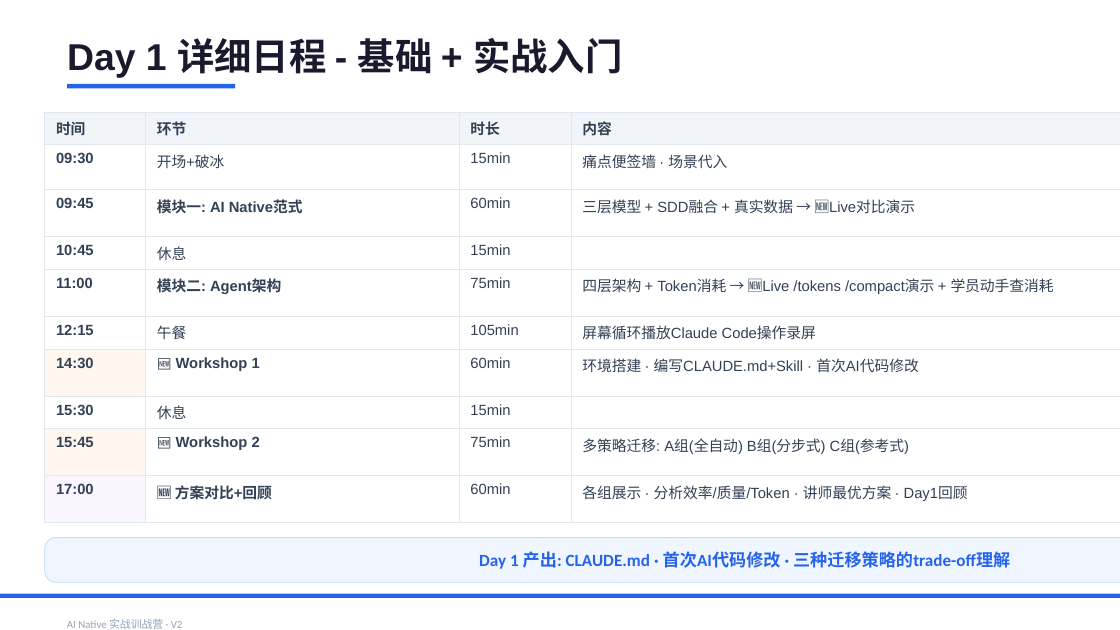
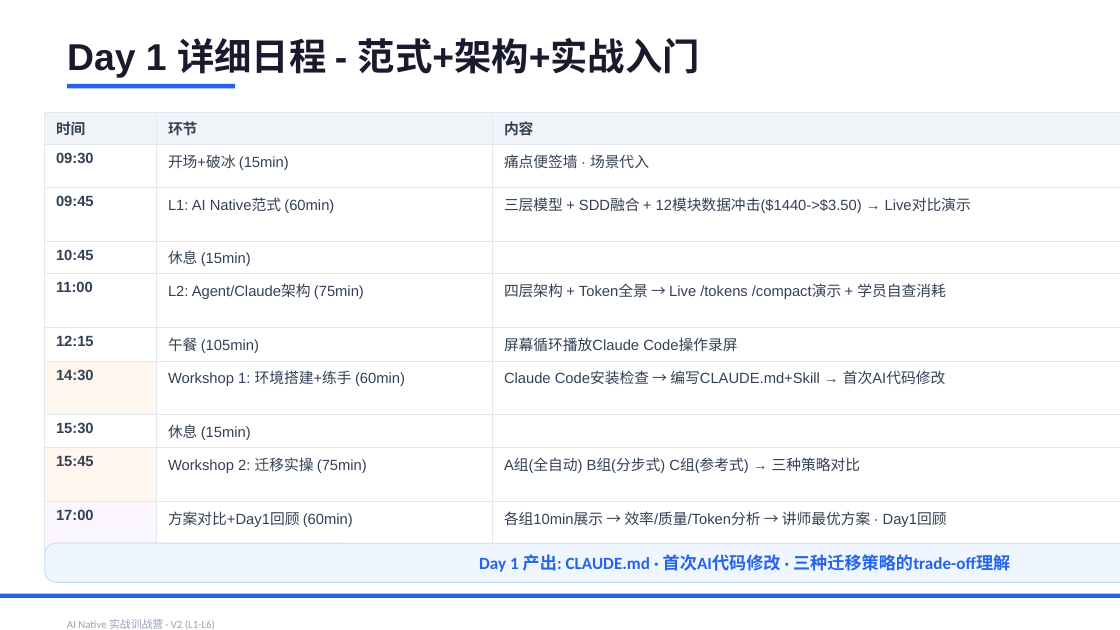
Before and after one commit to JungleTestLabs/ai-coding-training, a slide deck: slide 3 of docs/AI-Native-训战营-介绍与日程.pptx. Drawn at 1120x630 pixels with LibreOffice and Linux fonts; fonts in the diff are those of the drawing. Boxes give left, top, right and bottom in pixels: in the first picture for what was removed or moved away, otherwise in the second. Text is boxed around its words. In the diff, an @@ line names an element or a change of style, - is before the commit and + after.

Commit message:
docs: V2按update1.md的L1-L6结构重写，去掉Prompt独立模块
按specs/update1.md重构:
- 去掉原V2中错误的'模块三: Prompt工程'
- Prompt融入训前自学（Zero-Shot/Few-Shot/CoT基础）
- 新增L4: 安卓转鸿蒙实战案例（50min，Skill机制+迁移铁律）
- L3/L4/L5重新对应update1.md的编号和内容
- L5改为工程最佳实践（效率/质量/安全/成本）
- PPT同步更新，6页，展示L1-L6模块+3Workshop

```diff
--- a/docs/AI-Native-训战营-介绍与日程.pptx
+++ b/docs/AI-Native-训战营-介绍与日程.pptx
@@ text at <box>67,38,700,78</box>: text changed @@
-Day 1 详细日程 - 基础 + 实战入门
+Day 1 详细日程 - 范式+架构+实战入门
@@ table at <box>45,112,1120,531</box> @@
-column 2: 环节 | 开场+破冰 | 模块一: AI Native范式 | 休息 | 模块二: Agent架构 | 午餐 | 🆕 Workshop 1 | 休息 | 🆕 Workshop 2 | 🆕 方案对比+回顾
-column 3: 时长 | 15min | 60min | 15min | 75min | 105min | 60min | 15min | 75min | 60min
-column 4: 内容 | 痛点便签墙 · 场景代入 | 三层模型 + SDD融合 + 真实数据 → 🆕Live对比演示 |  | 四层架构 + Token消耗 → 🆕Live /tokens /compact演示 + 学员动手查消耗 | 屏幕循环播放Claude Code操作录屏 | 环境搭建 · 编写CLAUDE.md+Skill · 首次AI代码修改 |  | 多策略迁移: A组(全自动) B组(分步式) C组(参考式) | 各组展示 · 分析效率/质量/Token · 讲师最优方案 · Day1回顾
+column 2: 环节 | 开场+破冰 (15min) | L1: AI Native范式 (60min) | 休息 (15min) | L2: Agent/Claude架构 (75min) | 午餐 (105min) | Workshop 1: 环境搭建+练手 (60min) | 休息 (15min) | Workshop 2: 迁移实操 (75min) | 方案对比+Day1回顾 (60min)
+column 3: 内容 | 痛点便签墙 · 场景代入 | 三层模型 + SDD融合 + 12模块数据冲击($1440->$3.50) → Live对比演示 |  | 四层架构 + Token全景 → Live /tokens /compact演示 + 学员自查消耗 | 屏幕循环播放Claude Code操作录屏 | Claude Code安装检查 → 编写CLAUDE.md+Skill → 首次AI代码修改 |  | A组(全自动) B组(分步式) C组(参考式) → 三种策略对比 | 各组10min展示 → 效率/质量/Token分析 → 讲师最优方案 · Day1回顾
@@ rounded rectangle: place and size @@
-rounded rectangle at <box>45,538,1120,582</box>
+rounded rectangle at <box>45,543,1120,582</box>
@@ rounded rectangle at <box>45,543,1120,582</box>: proportions changed @@
@@ text at <box>67,619,215,629</box>: text changed @@
-AI Native 实战训战营 · V2
+AI Native 实战训战营 · V2 (L1-L6)
```
Also in this commit, not shown: 1 other slide changed, 4 slides added, 4 slides removed, 2 other files.
